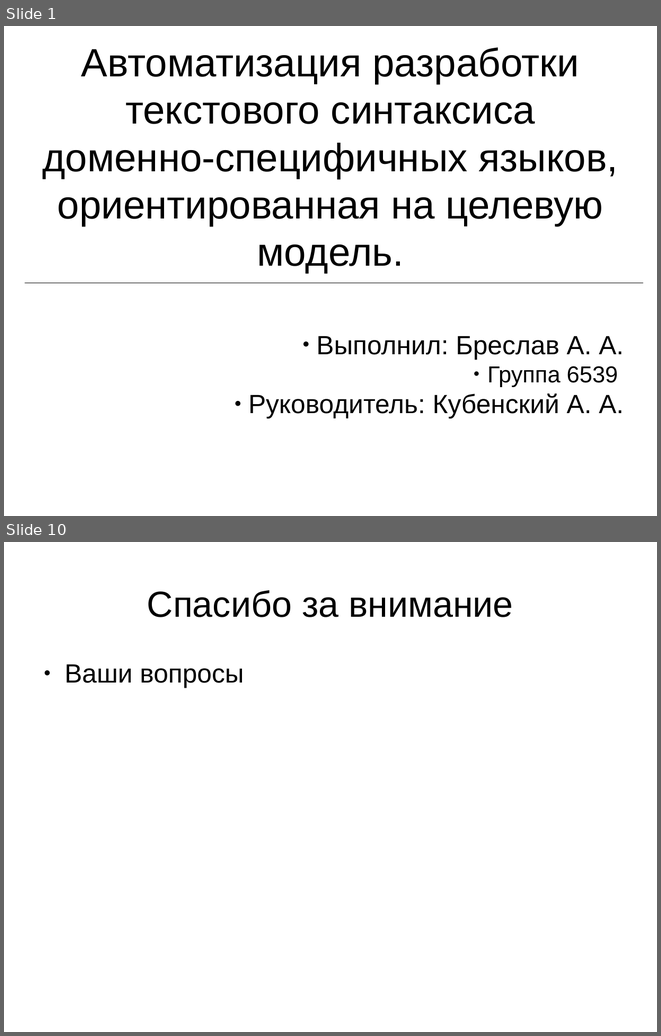
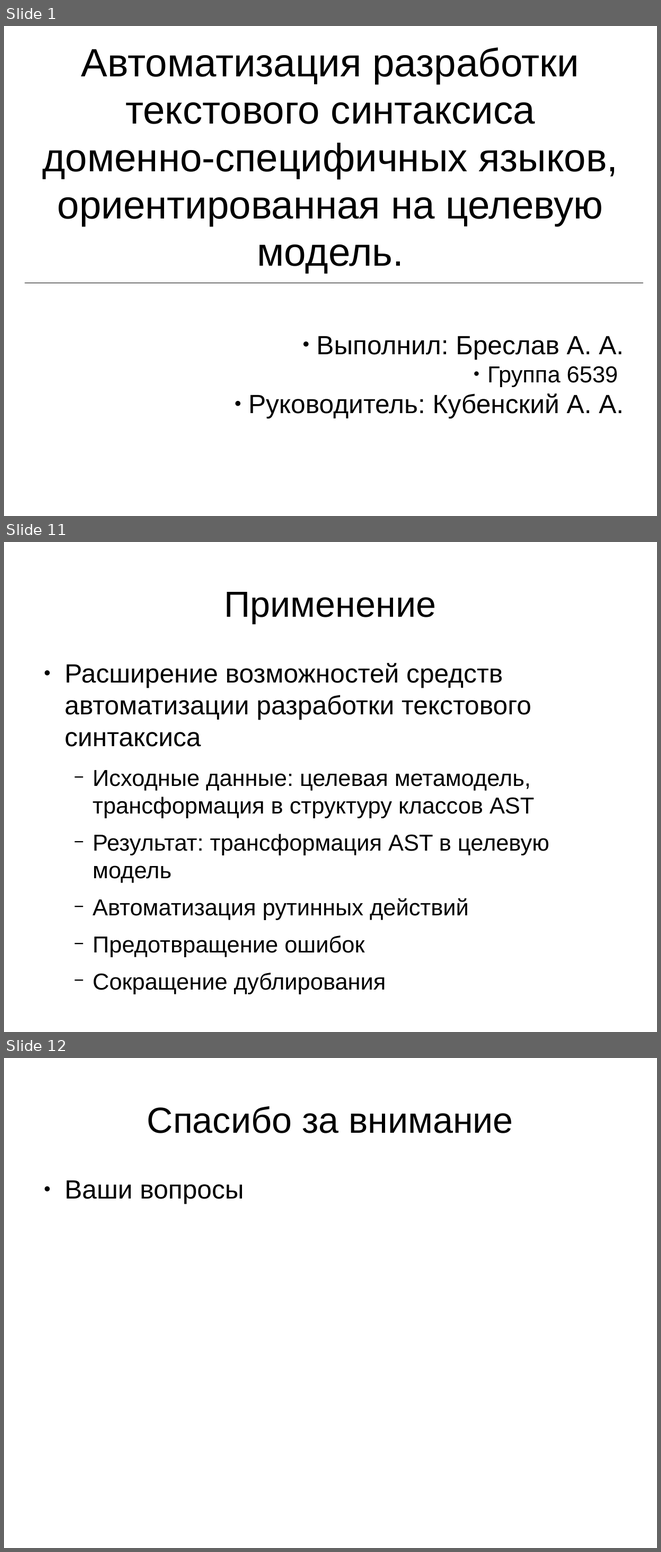
Before and after one commit to abreslav-from-google-code/abreslav, a slide deck: astrans/thesis.rus/Презентация.odp. Shown one above the other, each under a label of ours: slides 1 and 10 before the commit, slides 1, 11 and 12 after it; the slides between them are not shown. The pictures are 661x1036 and 661x1552 pixels, drawn with LibreOffice and Linux fonts; fonts in the diff are those of the drawing. Boxes give left, top, right and bottom in pixels: in the first picture for what was removed or moved away, otherwise in the second. Text is boxed around its words. In the diff, an @@ line names an element or a change of style, - is before the commit and + after.

```diff
--- a/astrans/thesis.rus/Презентация.odp
+++ b/astrans/thesis.rus/Презентация.odp
@@ slide 11 added at (x1=4, y1=542, x2=657, y2=1032), background #FFFFFF @@
@@ title added at (x1=224, y1=592, x2=436, y2=623), 44 pt, text #000000 @@
+Применение
@@ text added at (x1=64, y1=663, x2=549, y2=957), 28 pt, text #000000 @@
+● Расширение возможностей средств автоматизации разработки текстового синтаксиса
+  − Исходные данные: целевая метамодель, трансформация в структуру классов AST
+  − Результат: трансформация AST в целевую модель
+  − Автоматизация рутинных действий
+  − Предотвращение ошибок
+  − Сокращение дублирования
@@ what was slide 10 is now slide 12 @@
```
Also in this commit, not shown: 3 slides changed, 6 other slides added, 5 slides removed.
